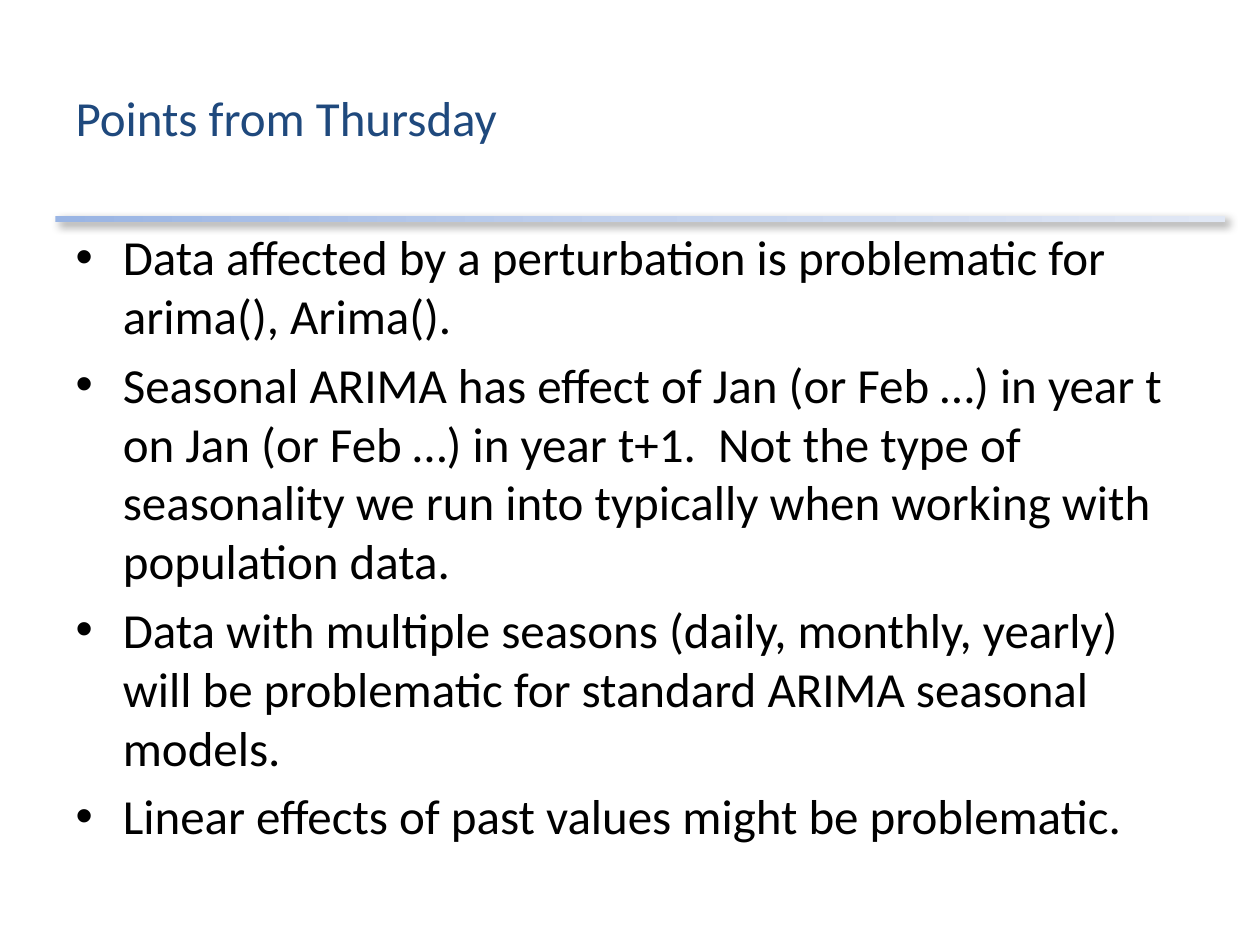
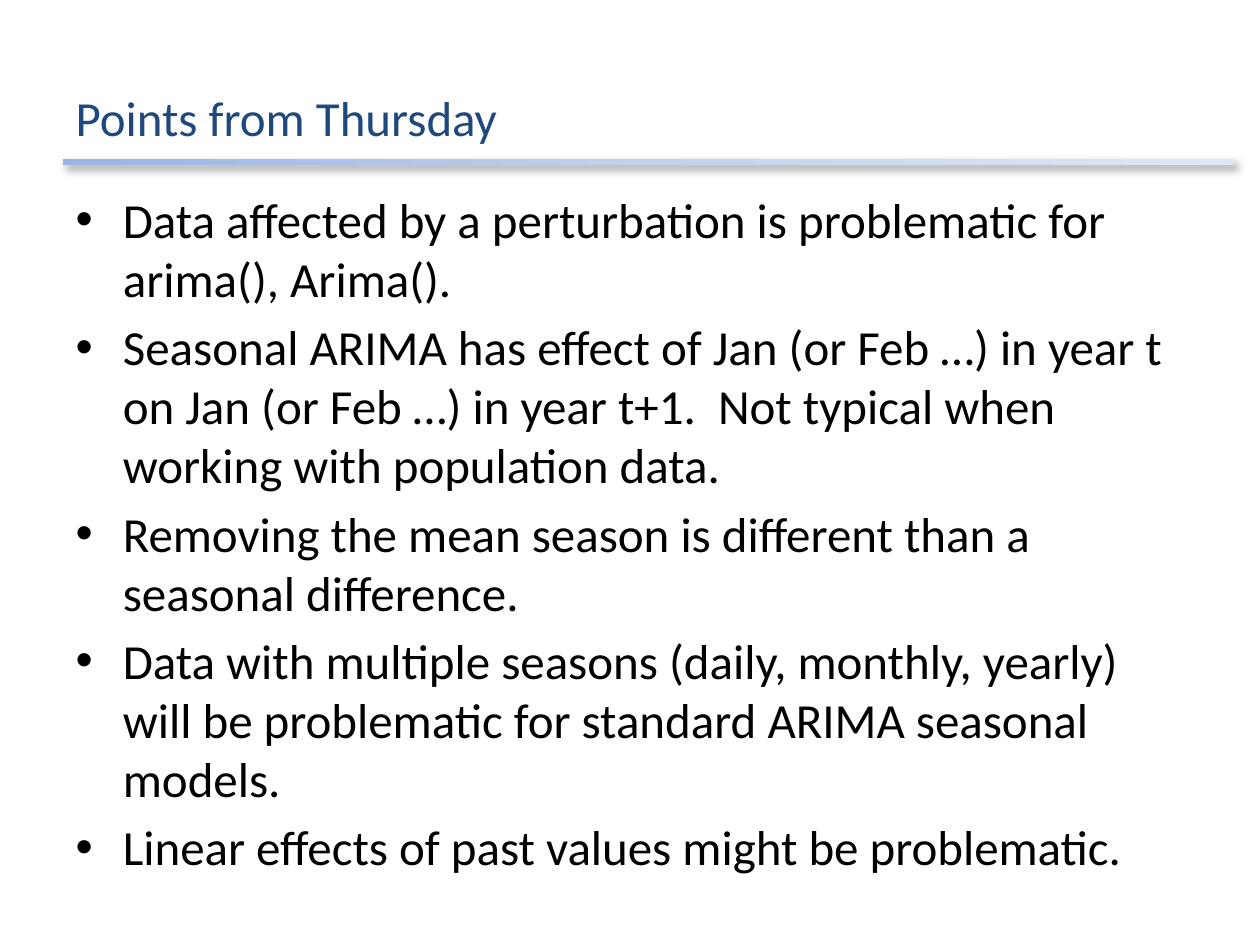
Before and after one commit to atsa-es/atsa, a slide deck: slide 2 of docs/Lectures/Week 3/lec_05_uni_state_space.pptx. Drawn at 1260x945 pixels with LibreOffice and Linux fonts; fonts in the diff are those of the drawing. Boxes give left, top, right and bottom in pixels: in the first picture for what was removed or moved away, otherwise in the second. Text is boxed around its words. In the diff, an @@ line names an element or a change of style, - is before the commit and + after.

```diff
--- a/docs/Lectures/Week 3/lec_05_uni_state_space.pptx
+++ b/docs/Lectures/Week 3/lec_05_uni_state_space.pptx
@@ rectangle: place and size @@
-rectangle at (55, 215, 1225, 222)
+rectangle at (63, 160, 1232, 166)
@@ text "Data affected by a perturbation ...": place and size @@
-text "Data affected by a perturbation ..." at (123, 241, 1161, 843)
+text "Data affected by a perturbation ..." at (123, 204, 1161, 874)
@@ text at (123, 329, 1161, 612): text changed @@
-• Seasonal ARIMA has effect of Jan (or Feb …) in year t on Jan (or Feb …) in year t+1. Not the type of seasonality we run into typically when working with population data.
+• Seasonal ARIMA has effect of Jan (or Feb …) in year t on Jan (or Feb …) in year t+1. Not typical when working with population data.
+• Removing the mean season is different than a seasonal difference.
```
Also in this commit, not shown: 6 other slides changed, 3 slides added, 1 slide removed, 13 other files.
